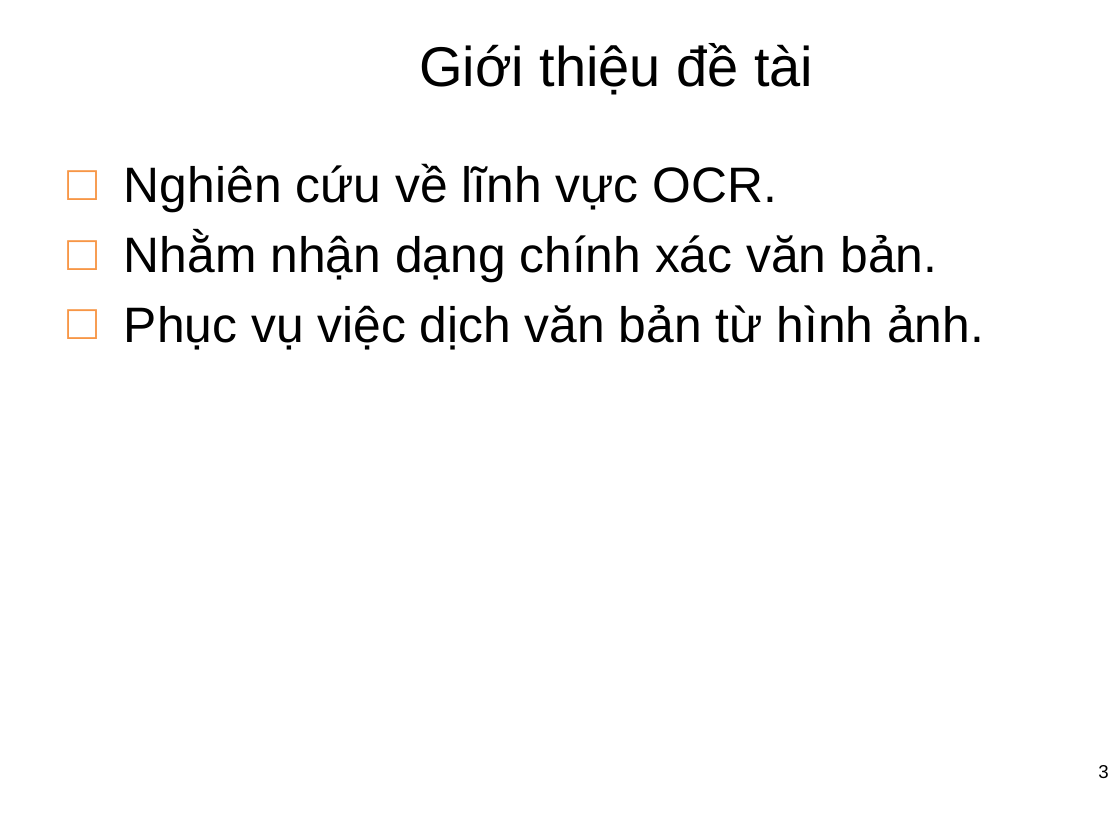
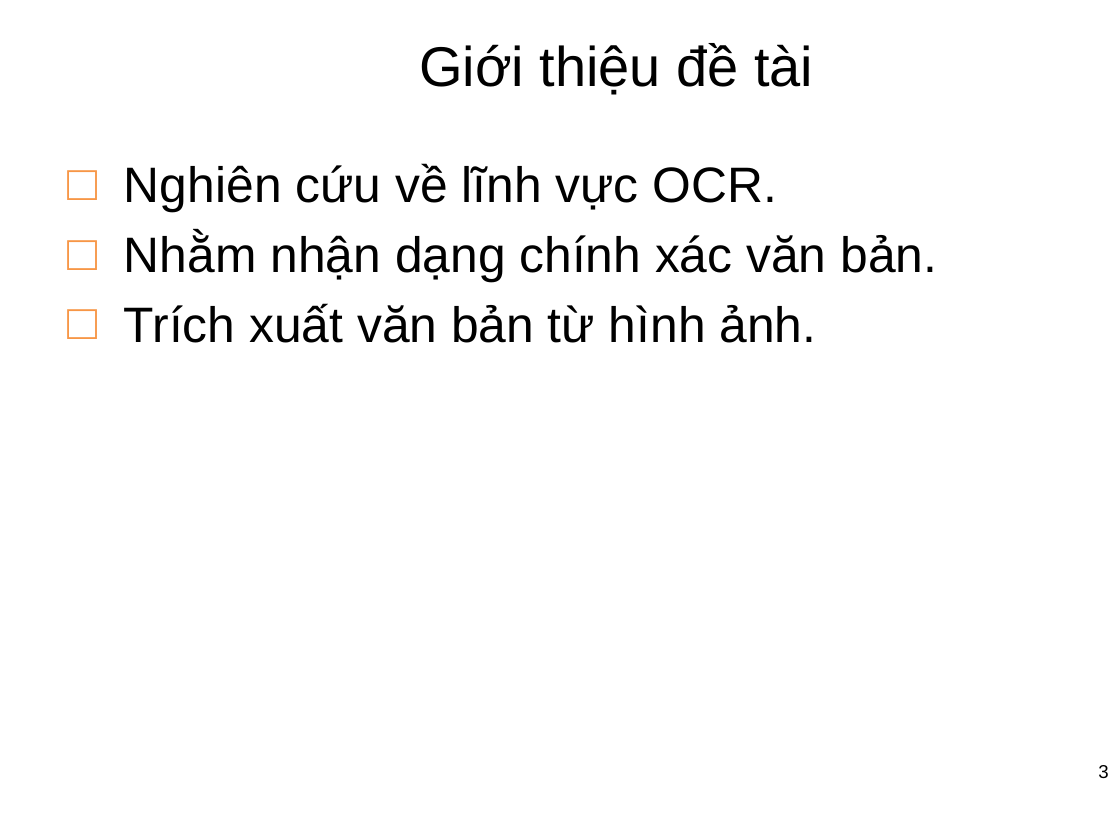
Before and after one commit to hmchuong/ComputerVision-Python-EnglishTextRecognitionInNaturalScenes, a slide deck: slide 3 of report/Slide.pptx. Drawn at 1120x840 pixels with LibreOffice and Linux fonts; fonts in the diff are those of the drawing; background and template pictures are left out. Boxes give left, top, right and bottom in pixels: in the first picture for what was removed or moved away, otherwise in the second. Text is boxed around its words. In the diff, an @@ line names an element or a change of style, - is before the commit and + after.

```diff
--- a/report/Slide.pptx
+++ b/report/Slide.pptx
@@ text at (x1=124, y1=303, x2=817, y2=343): text changed @@
-□ Phục vụ việc dịch văn bản từ hình ảnh.
+□ Trích xuất văn bản từ hình ảnh.
```
Also in this commit, not shown: 3 other slides changed, 1 slide added.
